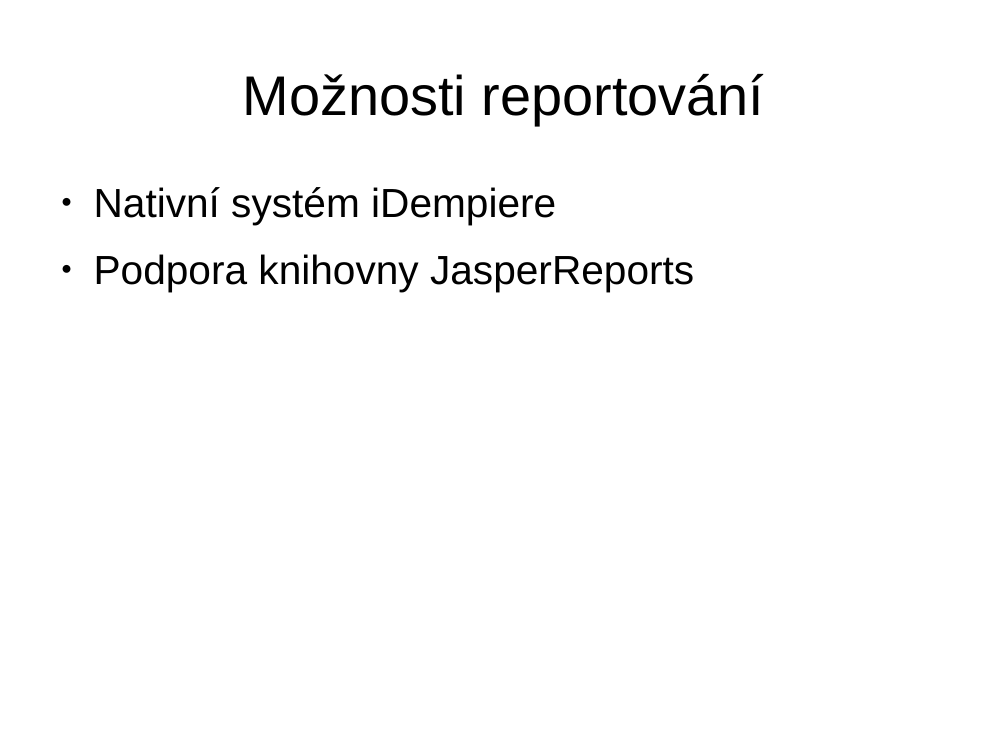
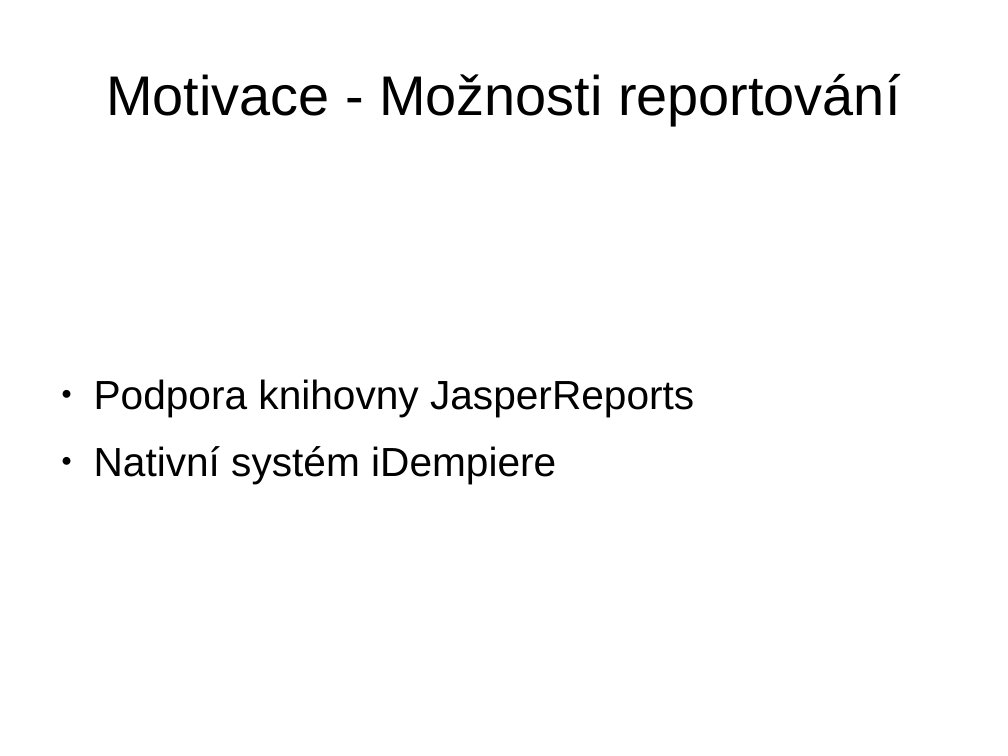
Before and after one commit to martin-vavrusak/mgr_statnice, a slide deck: slide 6 of !prezentace/vavrusak_WYSIVYG.odp. Drawn at 1008x756 pixels with LibreOffice and Linux fonts; fonts in the diff are those of the drawing. Boxes give left, top, right and bottom in pixels: in the first picture for what was removed or moved away, otherwise in the second. Text is boxed around its words. In the diff, an @@ line names an element or a change of style, - is before the commit and + after.

```diff
--- a/!prezentace/vavrusak_WYSIVYG.odp
+++ b/!prezentace/vavrusak_WYSIVYG.odp
@@ title at (106,74,900,125): text changed @@
-Možnosti reportování
+Motivace - Možnosti reportování
@@ text "Podpora knihovny JasperReports" at (94,379,694,483): vertical alignment top to middle @@
@@ text at (94,254,694,292): paragraph removed @@
-● Podpora knihovny JasperReports
@@ text at (94,379,694,416): paragraph added @@
+● Podpora knihovny JasperReports
```
Also in this commit, not shown: 12 other slides changed, 21 slides added, 29 other files.
